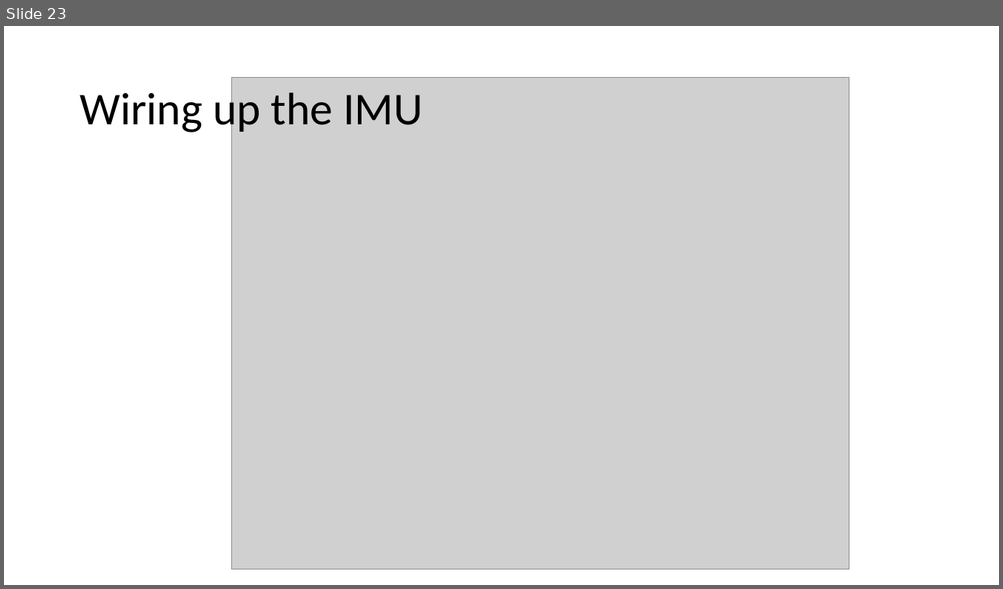
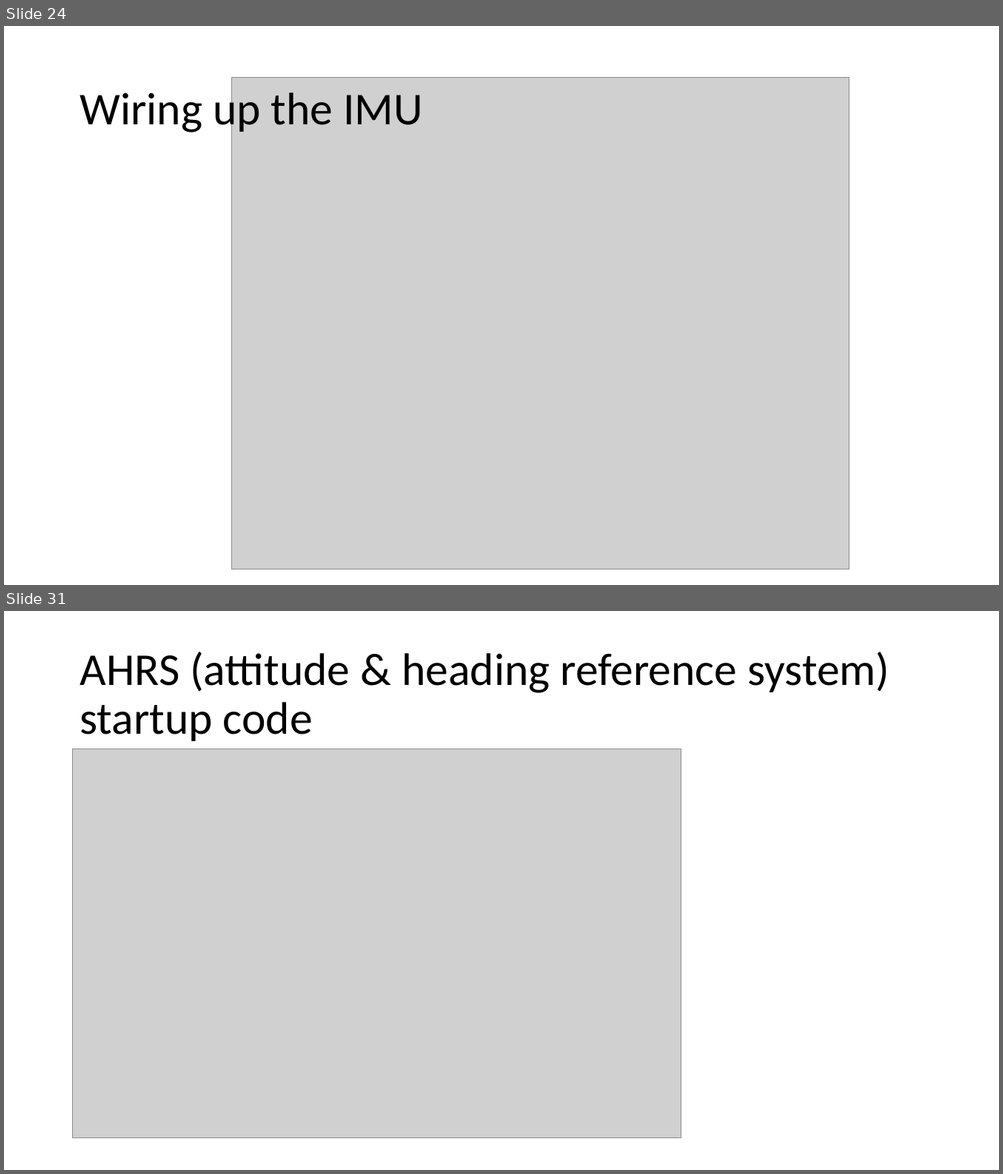
Before and after one commit to logos-electromechanical/SensorWorkshop, a slide deck: presentation/Mobile Sensors Workshop, Part 2.pptx. Shown one above the other, each under a label of ours: slide 23 before the commit, slides 24 and 31 after it; the slides between them are not shown. The pictures are 1003x589 and 1003x1174 pixels, drawn with LibreOffice and Linux fonts; fonts in the diff are those of the drawing; grey boxes stand for pictures. Boxes give left, top, right and bottom in pixels: in the first picture for what was removed or moved away, otherwise in the second. Text is boxed around its words. In the diff, an @@ line names an element or a change of style, - is before the commit and + after.

```diff
--- a/presentation/Mobile Sensors Workshop, Part 2.pptx
+++ b/presentation/Mobile Sensors Workshop, Part 2.pptx
@@ slide 31 added at [4,611,999,1170], background #FFFFFF @@
@@ title added at [79,652,889,741], 44 pt, text #000000 @@
+AHRS (attitude & heading reference system) startup code
@@ picture added at [73,749,680,1139] @@
@@ what was slide 23 is now slide 24 @@
```
Also in this commit, not shown: 1 slide changed, 13 other slides added, 24 other files.
